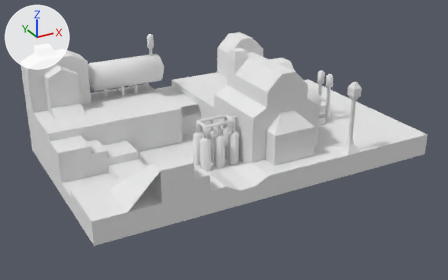
Before and after pictures for a commit that changed the Blender file client/models/maps/victorian.blend.
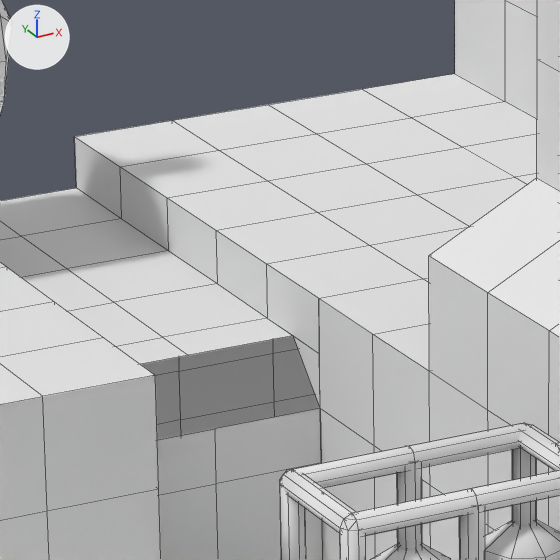
Old and new are each drawn whole from a 50 mm camera at (-38.9, -69.9, 35.9) aimed at (-1.4, -1.6, 1.8) and again close up on the part from 36% to 51% of the width and 23% to 47% of the height. Arrows for +X, +Y and +Z are at upper left; the lights stay in place. The close-ups show mesh edges as thin lines.
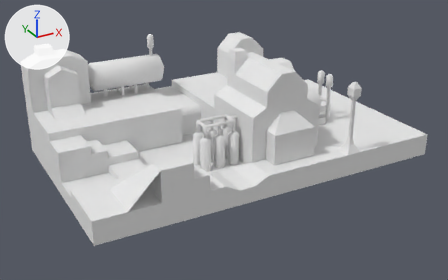
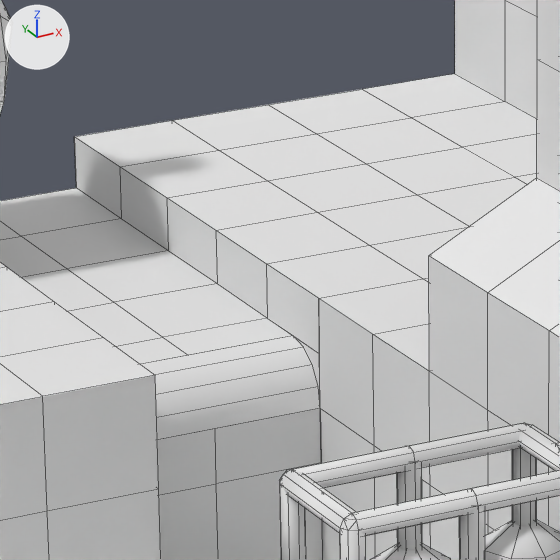
Commit message: Map improvements

Where the change shows, as pixel boxes (x1, y1, x2, y2) in the close-ups (560 x 560 px):
part 1 of me_plane, built on: before (294, 337, 320, 406); after (140, 336, 320, 440)

The change in detail:
me_plane has 1596 vertices, 1636 faces and spans x -12.0..12.0, y -14.0..14.0, z -1.0..14.0.
me_plane is used by ob_plane; location (0.0, 0.0, 0.0); scale (2.0, 1.0, 1.0).
Verts and faces of me_plane; kept vertices keep their numbers, new ones are numbered from 1596.
Before the commit, vertices of me_plane: 895 (-1.0, 4.0, 4.0) at pixel (320, 408), 1008 (-3.0, 4.0, 4.0), 1144 (-1.0, 5.0, 5.0) at pixel (293, 335), 1146 (-3.0, 5.0, 5.0), 1432 (-1.0, 4.0, 5.0) at pixel (319, 353).
Part 1, on me_plane:
Faces deleted: (895, 1144, 1432).
New vertex 1596 is at (-3.0, 4.1, 4.4).
New vertex 1597 is at (-3.0, 4.3, 4.7).
New vertex 1598 is at (-3.0, 4.6, 4.9).
New vertices 1599, 1600, 1601 stand at vertices 1596, 1597, 1598, in that order, plus (2.0, 0.0, 0.0).
New faces: (895, 1432, 1144).
New faces: (895, 1599, 1596, 1008), (1596, 1599, 1600, 1597), (1597, 1600, 1601, 1598), (1144, 1146, 1598, 1601) (smooth).
